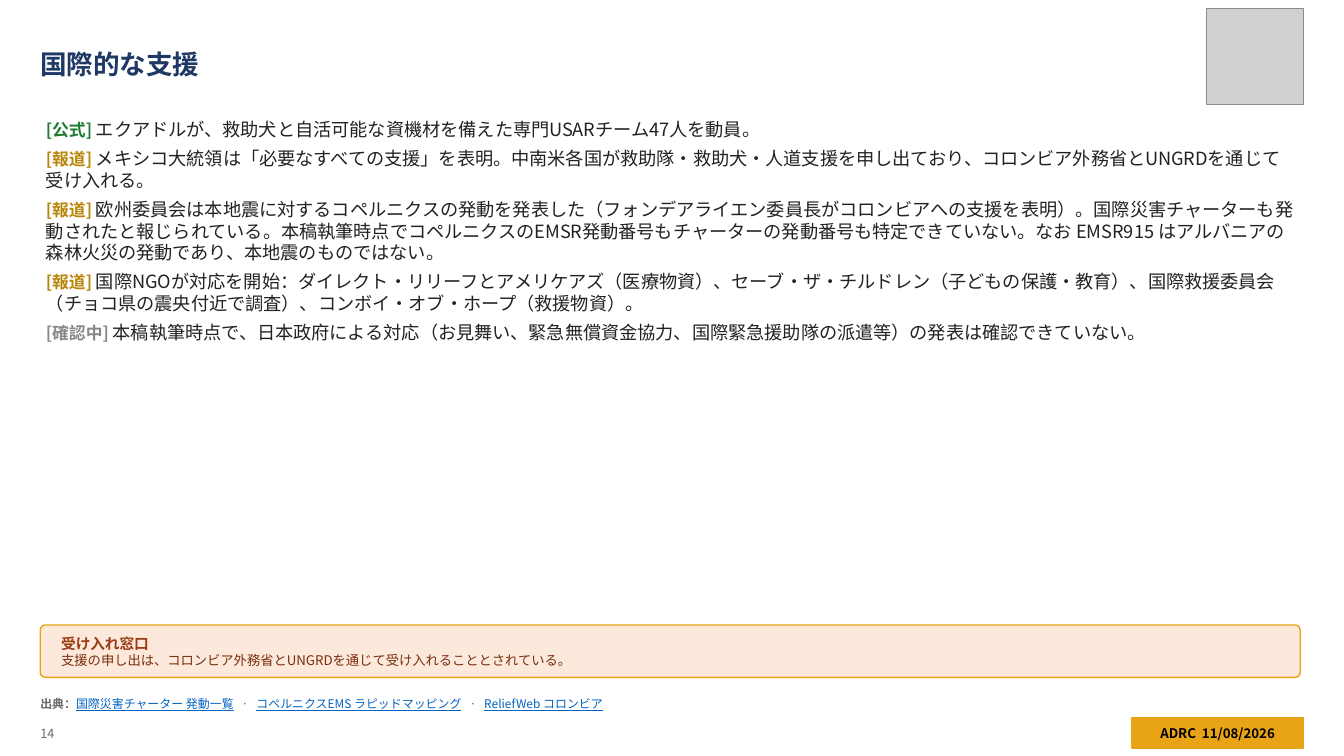
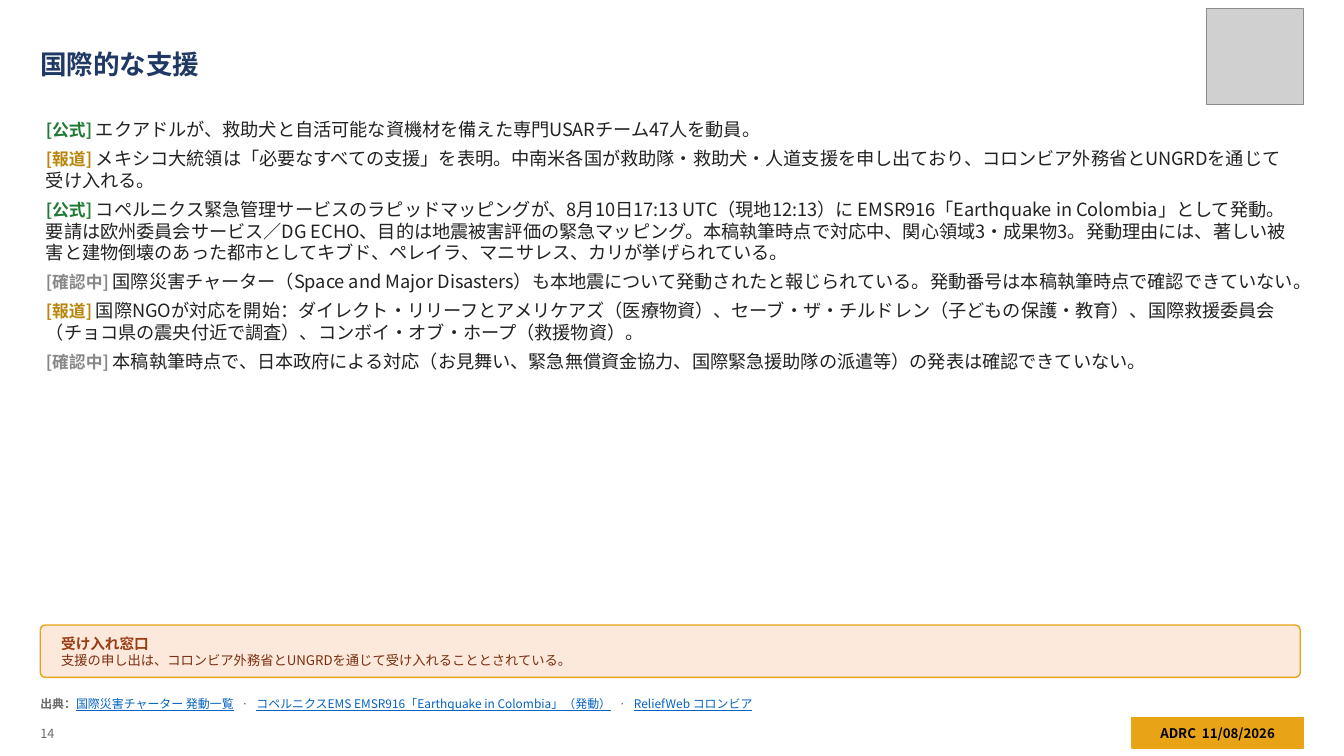
Before and after one commit to kochobi-max/whatsmap, a slide deck: slide 14 of reports/colombia_eq_20260810/output/ADRC_EQ_COL_Choco_20260810_JA.pptx. Drawn at 1344x756 pixels with LibreOffice and Linux fonts; fonts in the diff are those of the drawing; grey boxes stand for pictures. Boxes give left, top, right and bottom in pixels: in the first picture for what was removed or moved away, otherwise in the second. Text is boxed around its words. In the diff, an @@ line names an element or a change of style, - is before the commit and + after.

```diff
--- a/reports/colombia_eq_20260810/output/ADRC_EQ_COL_Choco_20260810_JA.pptx
+++ b/reports/colombia_eq_20260810/output/ADRC_EQ_COL_Choco_20260810_JA.pptx
@@ text at <box>46,200,1312,293</box>: text changed @@
-• [報道] 欧州委員会は本地震に対するコペルニクスの発動を発表した（フォンデアライエン委員長がコロンビアへの支援を表明）。国際災害チャーターも発動されたと報じられている。本稿執筆時点でコペルニクスのEMSR発動番号もチャーターの発動番号も特定できていない。なお EMSR915 はアルバニアの森林火災の発動であり、本地震のものではない。
+• [公式] コペルニクス緊急管理サービスのラピッドマッピングが、8月10日17:13 UTC（現地12:13）に EMSR916「Earthquake in Colombia」として発動。要請は欧州委員会サービス／DG ECHO、目的は地震被害評価の緊急マッピング。本稿執筆時点で対応中、関心領域3・成果物3。発動理由には、著しい被害と建物倒壊のあった都市としてキブド、ペレイラ、マニサレス、カリが挙げられている。
+• [確認中] 国際災害チャーター（Space and Major Disasters）も本地震について発動されたと報じられている。発動番号は本稿執筆時点で確認できていない。
@@ text at <box>40,698,753,711</box>: text changed @@
-出典：国際災害チャーター 発動一覧 · コペルニクスEMS ラピッドマッピング · ReliefWeb コロンビア
+出典：国際災害チャーター 発動一覧 · コペルニクスEMS EMSR916「Earthquake in Colombia」（発動） · ReliefWeb コロンビア
```
Also in this commit, not shown: 3 other slides changed, 7 other files.
